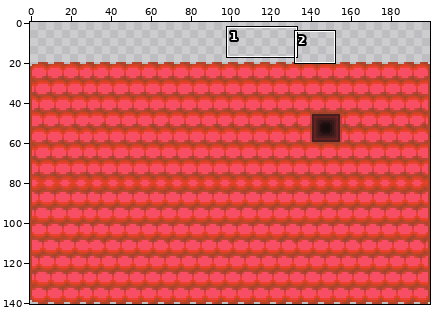
Sprite sheet, stored at Wi-Fi Wars2/Content/TickTick/Sprites/home.png. Above: a wide view before the commit, with the close-up outlined.
Close-up. Before:
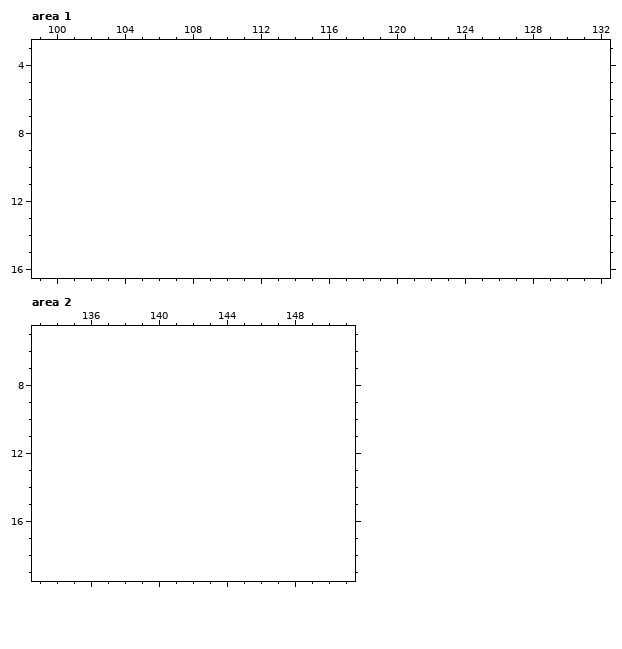
The file is 200x121 pixels. Colours within 5 levels of each other are drawn and written as one. Shown: area 1: x 99..132, y 3..16; area 2: x 133..151, y 5..19. The old version is drawn lined up with the new one, on the new canvas. The commit also changed other parts of the picture, which this record leaves out.
New version:
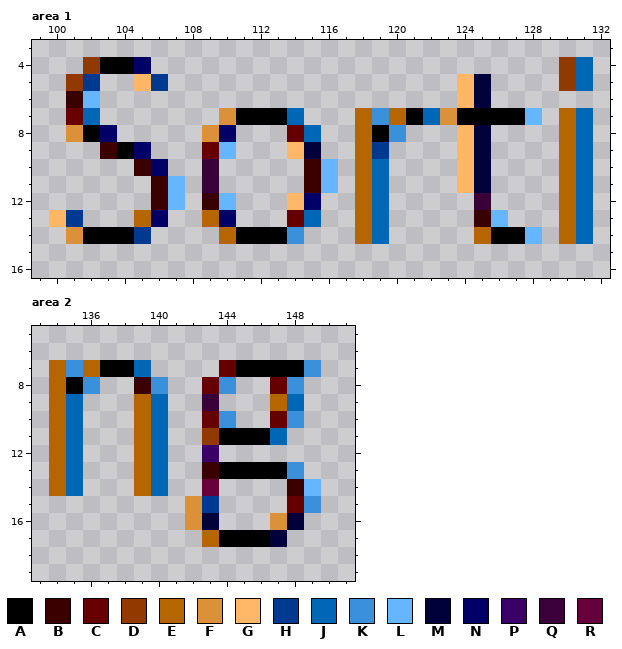
Palette (. is transparent): A #000000  B #3a0000  C #660000  D #903a00  E #b66600  F #db903a  G #ffb666  H #003a90  J #0066b6  K #3a90db  L #66b6ff  M #00003a  N #000066  P #3a0066  Q #3a003a  R #66003a
Change:
{"change": "canvas 200x121 -> 200x141, the old top-left corner now at 0,20"}
{"where": "area 1"}
{"y":4,"x":102,"old":"....","new":"DAAN"}
{"y":4,"x":130,"old":"..","new":"DJ"}
{"y":5,"x":101,"old":"..","new":"DH"}
{"y":5,"x":105,"old":"..","new":"GH"}
{"y":5,"x":124,"old":"..","new":"GM"}
{"y":5,"x":130,"old":"..","new":"DJ"}
{"y":6,"x":101,"old":"..","new":"BL"}
{"y":6,"x":124,"old":"..","new":"GM"}
{"y":7,"x":101,"old":"..","new":"CJ"}
{"y":7,"x":110,"old":".....","new":"FAAAJ"}
{"y":7,"x":118,"old":"...........","new":"EKEAJFAAAAL"}
{"y":7,"x":130,"old":"..","new":"EJ"}
{"y":8,"x":101,"old":"...","new":"FAN"}
{"y":8,"x":109,"old":"..","new":"FN"}
{"y":8,"x":114,"old":"..","new":"CJ"}
{"y":8,"x":118,"old":"...","new":"EAK"}
{"y":8,"x":124,"old":"..","new":"GM"}
{"y":8,"x":130,"old":"..","new":"EJ"}
{"y":9,"x":103,"old":"...","new":"BAN"}
{"y":9,"x":109,"old":"..","new":"CL"}
{"y":9,"x":114,"old":"..","new":"GM"}
{"y":9,"x":118,"old":"..","new":"EH"}
{"y":9,"x":124,"old":"..","new":"GM"}
{"y":9,"x":130,"old":"..","new":"EJ"}
{"y":10,"x":105,"old":"..","new":"BN"}
{"y":10,"x":109,"old":".","new":"Q"}
{"y":10,"x":115,"old":"..","new":"BL"}
{"y":10,"x":118,"old":"..","new":"EJ"}
{"y":10,"x":124,"old":"..","new":"GM"}
{"y":10,"x":130,"old":"..","new":"EJ"}
{"y":11,"x":106,"old":"..","new":"BL"}
{"y":11,"x":109,"old":".","new":"Q"}
{"y":11,"x":115,"old":"..","new":"BL"}
{"y":11,"x":118,"old":"..","new":"EJ"}
{"y":11,"x":124,"old":"..","new":"GM"}
{"y":11,"x":130,"old":"..","new":"EJ"}
{"y":12,"x":106,"old":"..","new":"BL"}
{"y":12,"x":109,"old":"..","new":"BL"}
{"y":12,"x":114,"old":"..","new":"GN"}
{"y":12,"x":118,"old":"..","new":"EJ"}
{"y":12,"x":125,"old":".","new":"Q"}
{"y":12,"x":130,"old":"..","new":"EJ"}
{"y":13,"x":100,"old":"..","new":"GH"}
{"y":13,"x":105,"old":"..","new":"EN"}
{"y":13,"x":109,"old":"..","new":"EN"}
{"y":13,"x":114,"old":"..","new":"CJ"}
{"y":13,"x":118,"old":"..","new":"EJ"}
{"y":13,"x":125,"old":"..","new":"BL"}
{"y":13,"x":130,"old":"..","new":"EJ"}
{"y":14,"x":101,"old":".....","new":"FAAAH"}
{"y":14,"x":110,"old":".....","new":"EAAAK"}
{"y":14,"x":118,"old":"..","new":"EJ"}
{"y":14,"x":125,"old":"....","new":"EAAL"}
{"y":14,"x":130,"old":"..","new":"EJ"}
{"where": "area 2"}
{"y":7,"x":134,"old":"......","new":"EKEAAJ"}
{"y":7,"x":144,"old":"......","new":"CAAAAK"}
{"y":8,"x":134,"old":"...","new":"EAK"}
{"y":8,"x":139,"old":"..","new":"BK"}
{"y":8,"x":143,"old":"..","new":"CK"}
{"y":8,"x":147,"old":"..","new":"CK"}
{"y":9,"x":134,"old":"..","new":"EJ"}
{"y":9,"x":139,"old":"..","new":"EJ"}
{"y":9,"x":143,"old":".","new":"Q"}
{"y":9,"x":147,"old":"..","new":"EJ"}
{"y":10,"x":134,"old":"..","new":"EJ"}
{"y":10,"x":139,"old":"..","new":"EJ"}
{"y":10,"x":143,"old":"..","new":"CK"}
{"y":10,"x":147,"old":"..","new":"CK"}
{"y":11,"x":134,"old":"..","new":"EJ"}
{"y":11,"x":139,"old":"..","new":"EJ"}
{"y":11,"x":143,"old":".....","new":"DAAAJ"}
{"y":12,"x":134,"old":"..","new":"EJ"}
{"y":12,"x":139,"old":"..","new":"EJ"}
{"y":12,"x":143,"old":".","new":"P"}
{"y":13,"x":134,"old":"..","new":"EJ"}
{"y":13,"x":139,"old":"..","new":"EJ"}
{"y":13,"x":143,"old":"......","new":"BAAAAK"}
{"y":14,"x":134,"old":"..","new":"EJ"}
{"y":14,"x":139,"old":"..","new":"EJ"}
{"y":14,"x":143,"old":".","new":"R"}
{"y":14,"x":148,"old":"..","new":"BL"}
{"y":15,"x":142,"old":"..","new":"FH"}
{"y":15,"x":148,"old":"..","new":"CK"}
{"y":16,"x":142,"old":"..","new":"FM"}
{"y":16,"x":147,"old":"..","new":"FM"}
{"y":17,"x":143,"old":".....","new":"EAAAM"}
{"label":"added","picture_box":[49,57,593,244]}
{"label":"added","picture_box":[49,360,321,547]}
